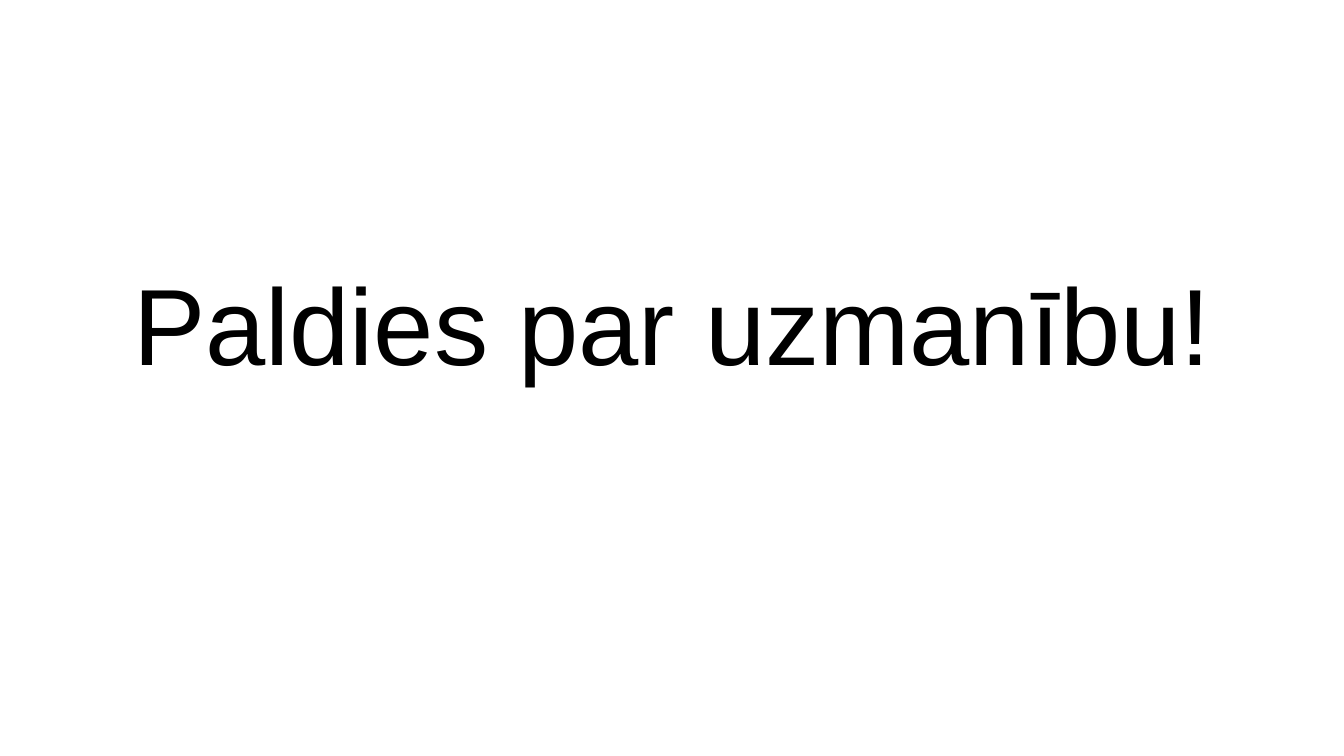
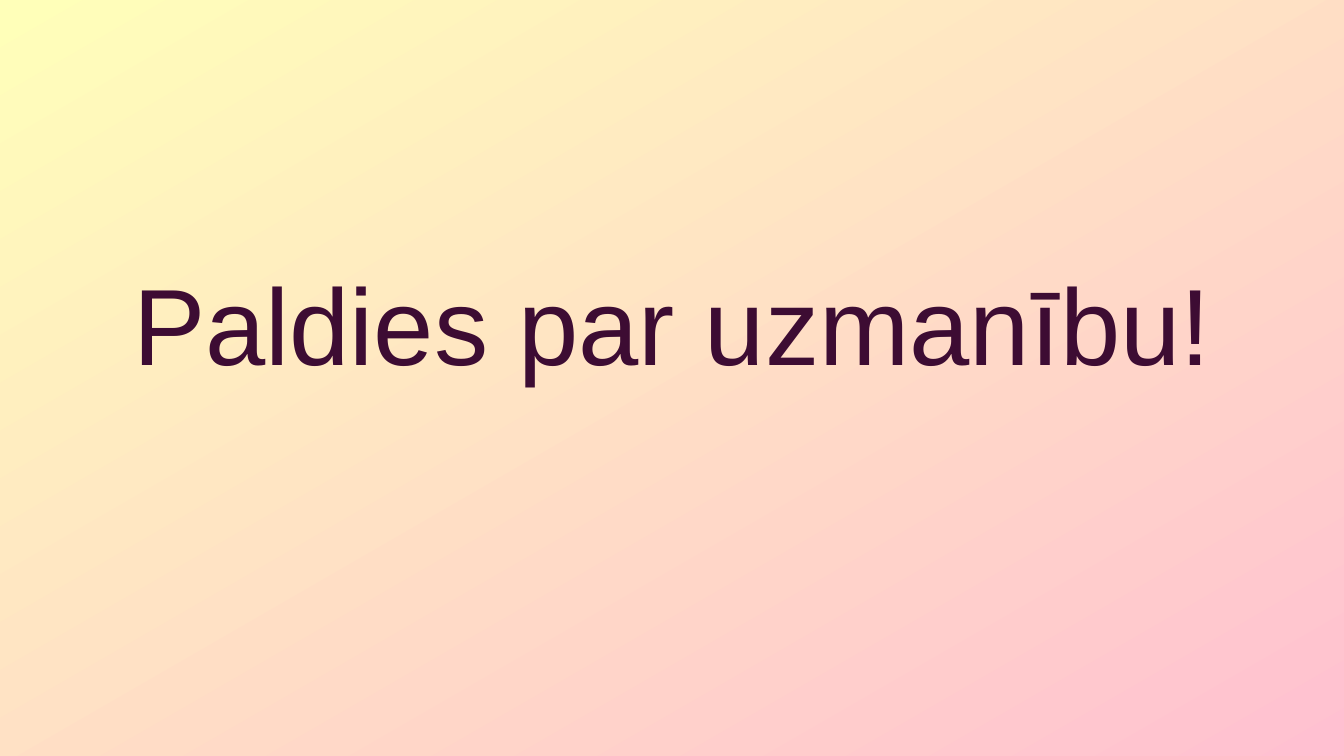
Before and after one commit to rvtprog-kval-21/d41-DenissStrombergs-InternetaVeikalaDatuUzskaitesAutomatizetaSistema, a slide deck: slide 9 of documentation/presentation.pptx. Drawn at 1344x756 pixels with LibreOffice and Linux fonts; fonts in the diff are those of the drawing. Boxes give left, top, right and bottom in pixels: in the first picture for what was removed or moved away, otherwise in the second. Text is boxed around its words. In the diff, an @@ line names an element or a change of style, - is before the commit and + after.

```diff
--- a/documentation/presentation.pptx
+++ b/documentation/presentation.pptx
@@ background #FFFFFF to gradient #FFFFB9 to #FFC0D1 @@
@@ text "Paldies par uzmanību!" at <box>133,286,1211,385</box>: text colour #000000 to #3D0C33 @@
```
Also in this commit, not shown: 4 other slides changed, 4 slides added, 4 slides removed, 48 other files.
